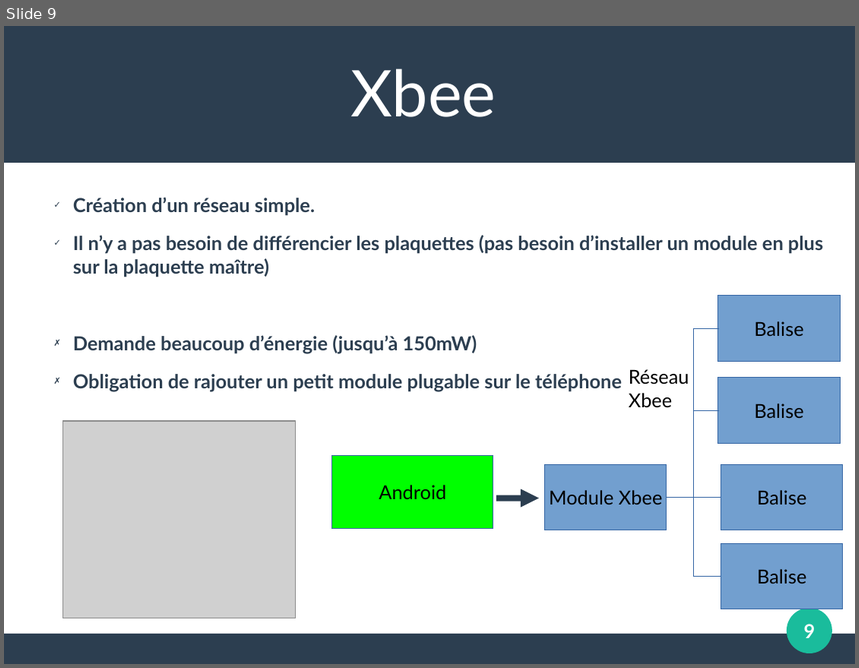
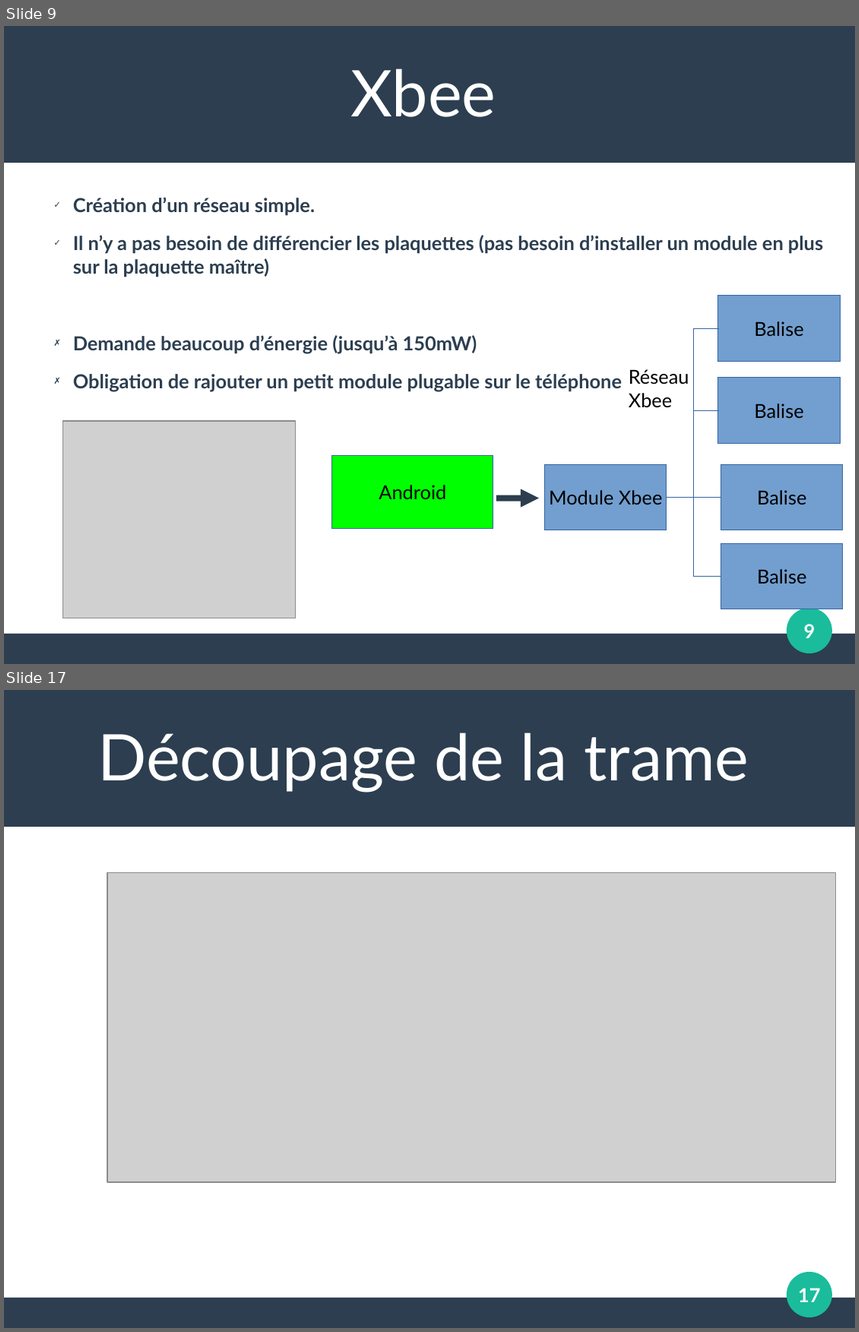
Before and after one commit to albanninou/ProjetBTS, a slide deck: Presentation premiere revue de projet.odp. Shown one above the other, each under a label of ours: slide 9 before the commit, slides 9 and 17 after it; the slides between them are not shown. The pictures are 859x668 and 859x1332 pixels, drawn with LibreOffice and Linux fonts; fonts in the diff are those of the drawing; grey boxes stand for pictures. Boxes give left, top, right and bottom in pixels: in the first picture for what was removed or moved away, otherwise in the second. Text is boxed around its words. In the diff, an @@ line names an element or a change of style, - is before the commit and + after.

```diff
--- a/Presentation premiere revue de projet.odp
+++ b/Presentation premiere revue de projet.odp
@@ slide 17 added at [4, 690, 855, 1328], background #FFFFFF; not listed: 3 template elements that a slide beside it also shows @@
@@ text added at [97, 733, 750, 793], 60 pt, text #FFFFFF @@
+Découpage de la trame
@@ picture added at [107, 873, 836, 1182] @@
@@ page number added at [798, 1288, 820, 1303], 18 pt, text #FFFFFF, bold @@
+17
```
Also in this commit, not shown: 7 other slides added, 1 slide removed, 21 other files.
